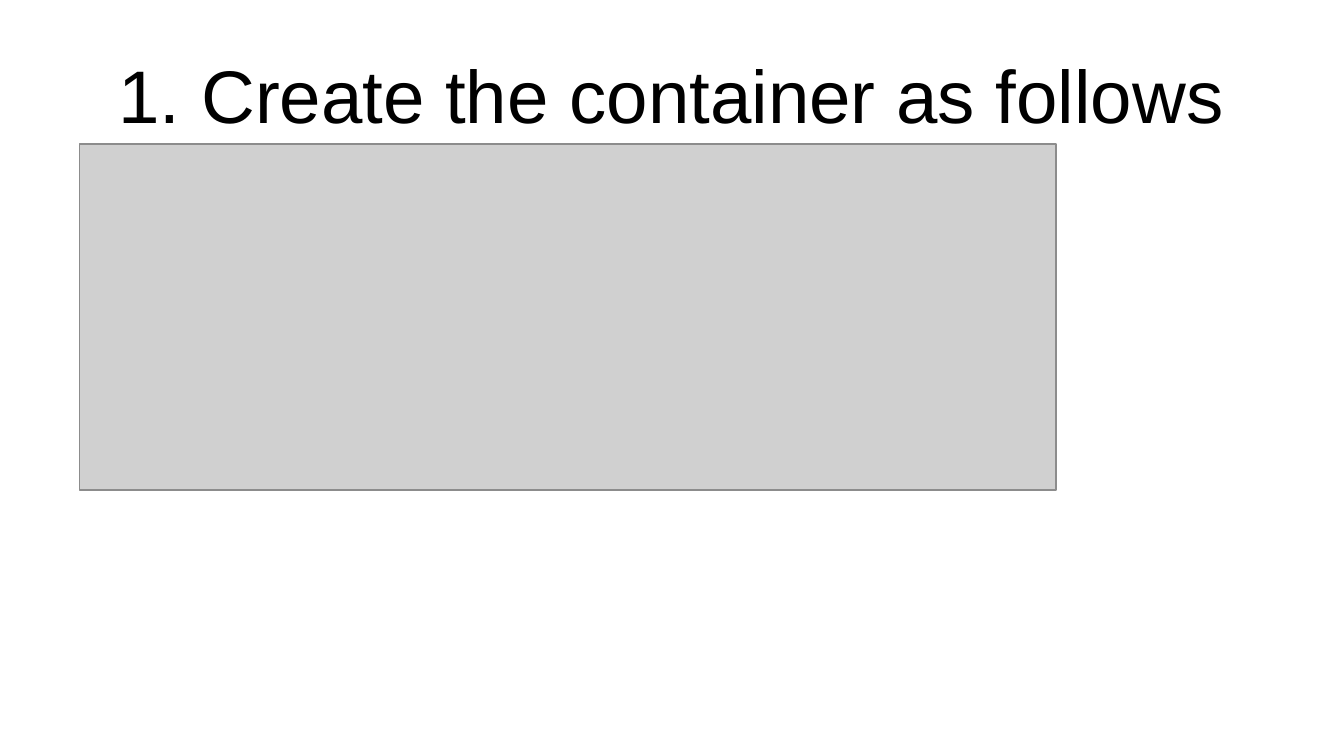
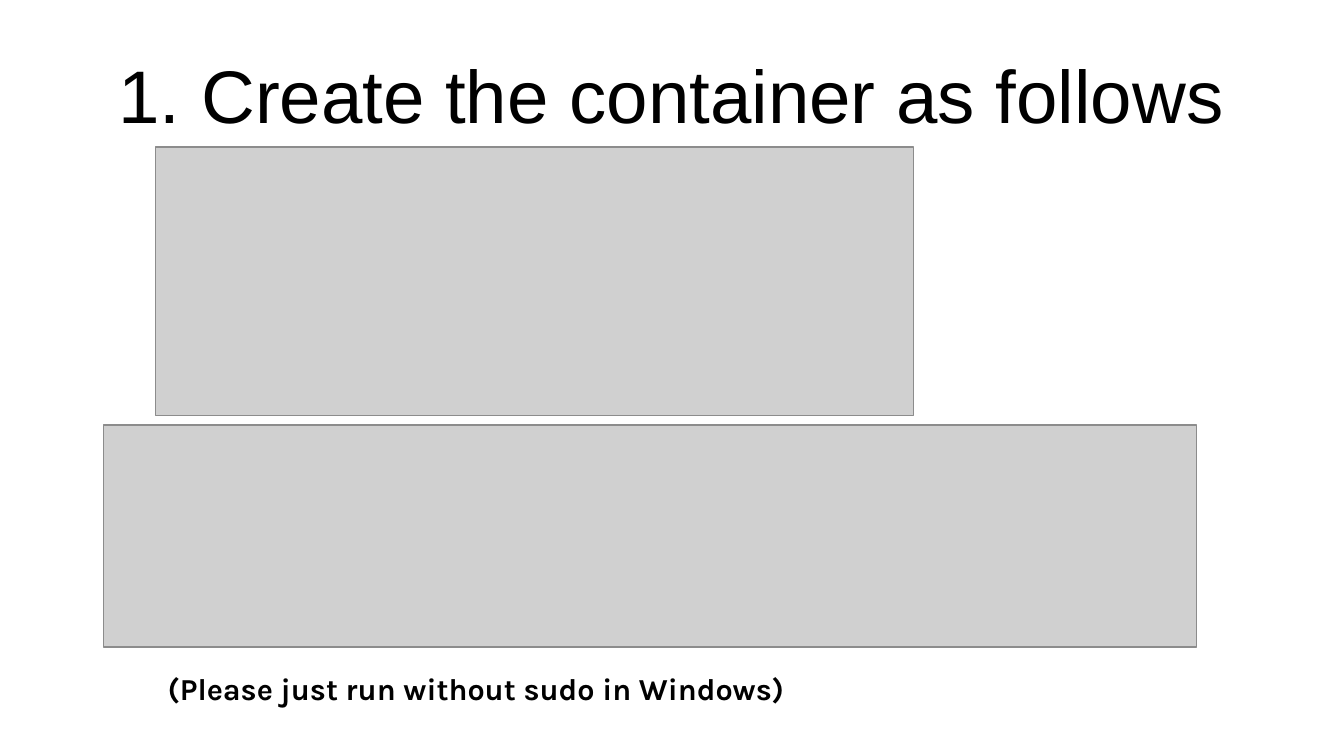
Before and after one commit to intellistream/CANDY, a slide deck: slide 5 of docker/Setup.odp (slide 2 before the commit). Drawn at 1344x756 pixels with LibreOffice and Linux fonts; fonts in the diff are those of the drawing; grey boxes stand for pictures. Boxes give left, top, right and bottom in pixels: in the first picture for what was removed or moved away, otherwise in the second. Text is boxed around its words. In the diff, an @@ line names an element or a change of style, - is before the commit and + after.

Commit message:
4. add docker windows

```diff
--- a/docker/Setup.odp
+++ b/docker/Setup.odp
@@ picture: place and size @@
-picture at [79, 144, 1056, 490]
+picture at [156, 148, 913, 416]
@@ picture added at [104, 426, 1198, 648] @@
@@ text added at [168, 677, 784, 708], 18 pt, text #000000, bold @@
+(Please just run without sudo in Windows)
```
Also in this commit, not shown: 2 other slides changed, 4 slides added, 2 other files.
